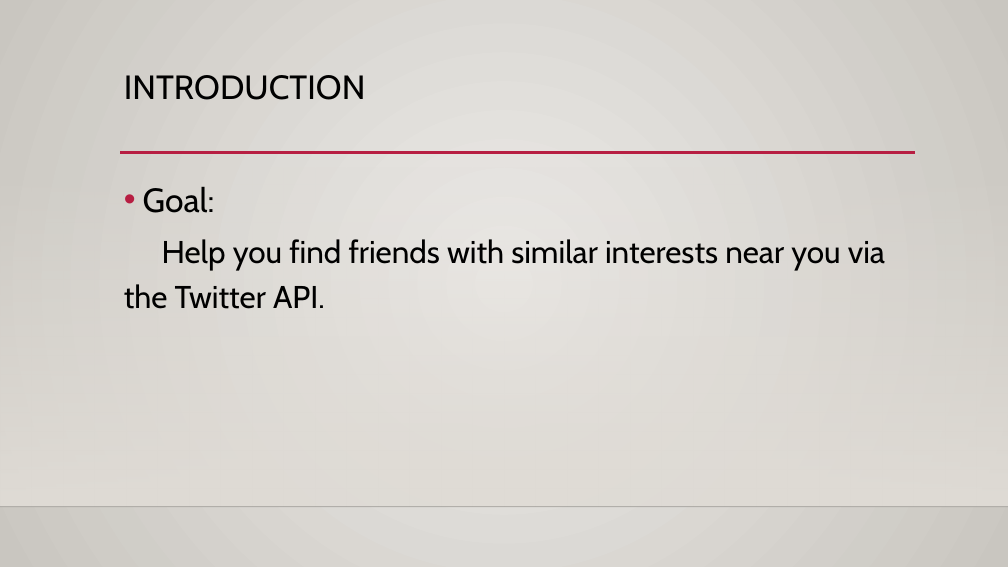
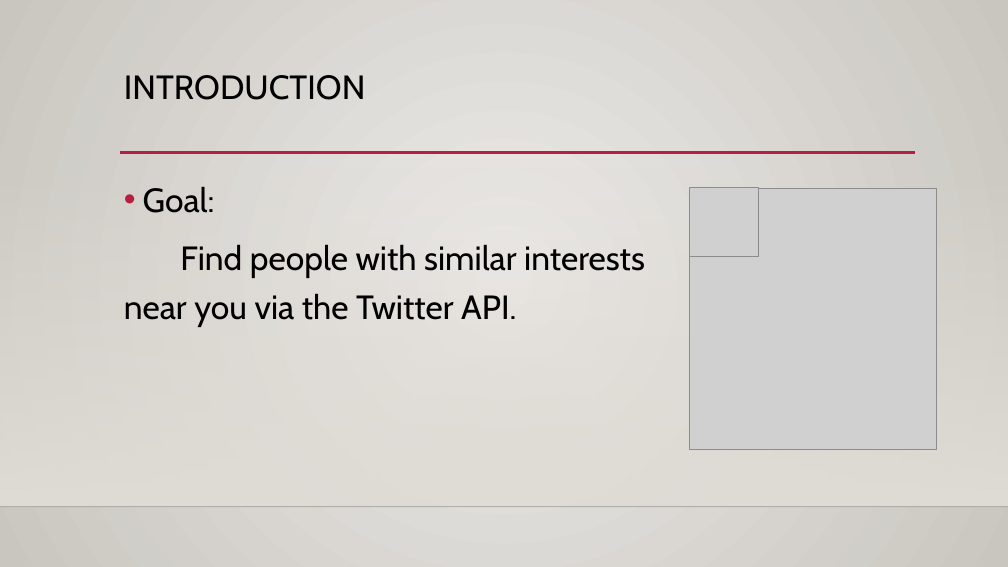
Before and after one commit to ZHAOYI23333/OSU5914, a slide deck: slide 2 of mockup.pptx. Drawn at 1008x567 pixels with LibreOffice and Linux fonts; fonts in the diff are those of the drawing; grey boxes stand for pictures; background and template pictures are left out. Boxes give left, top, right and bottom in pixels: in the first picture for what was removed or moved away, otherwise in the second. Text is boxed around its words. In the diff, an @@ line names an element or a change of style, - is before the commit and + after.

Commit message:
updated slides

```diff
--- a/mockup.pptx
+++ b/mockup.pptx
@@ picture added at box(690, 189, 936, 450) @@
@@ picture added at box(690, 188, 759, 257) @@
@@ text at box(124, 244, 645, 327): text changed; size 30 to 32 pt @@
-  Help you find friends with similar interests near you via the Twitter API.
+      Find people with similar interests near you via the Twitter API.
```
Also in this commit, not shown: 1 other slide changed.
